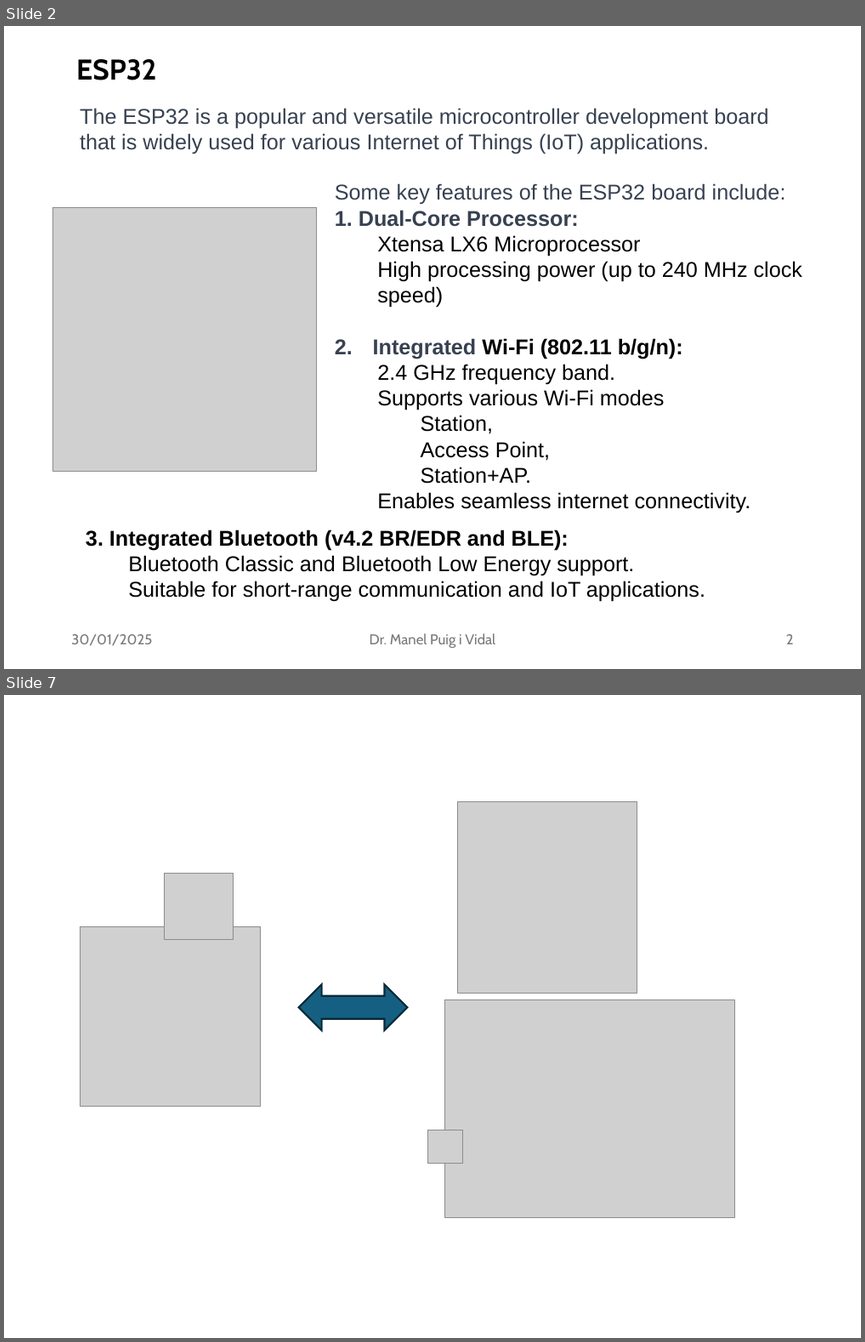
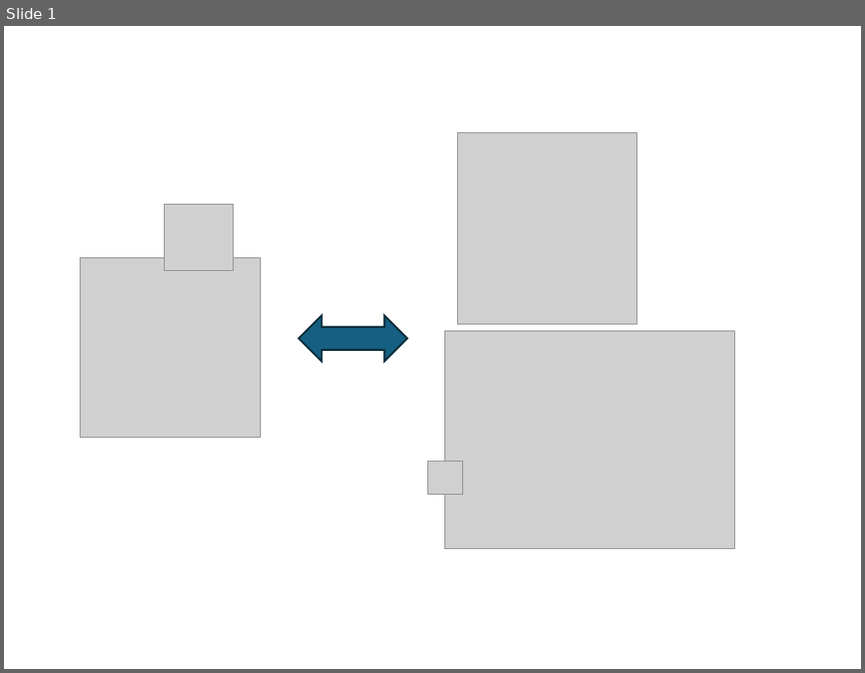
Before and after one commit to tduranf/VScode_Arduino_ESP32, a slide deck: Doc/ESP32.pptx. Shown one above the other, each under a label of ours: slides 2 and 7 before the commit, slide 1 after it; the slides between them are not shown. The pictures are 865x1342 and 865x673 pixels, drawn with LibreOffice and Linux fonts; fonts in the diff are those of the drawing; grey boxes stand for pictures. Boxes give left, top, right and bottom in pixels: in the first picture for what was removed or moved away, otherwise in the second. Text is boxed around its words. In the diff, an @@ line names an element or a change of style, - is before the commit and + after.

```diff
--- a/Doc/ESP32.pptx
+++ b/Doc/ESP32.pptx
@@ slide 2 removed at box(4, 26, 861, 669), background #FFFFFF @@
@@ text removed at box(76, 59, 156, 80) @@
-ESP32
@@ text removed at box(80, 108, 768, 154) @@
-The ESP32 is a popular and versatile microcontroller development board that is widely used for various Internet of Things (IoT) applications.
@@ text removed at box(335, 183, 802, 513) @@
-Some key features of the ESP32 board include:
-1. Dual-Core Processor:
-  Xtensa LX6 Microprocessor
-  High processing power (up to 240 MHz clock speed)
-2. Integrated Wi-Fi (802.11 b/g/n):
-  2.4 GHz frequency band.
-  Supports various Wi-Fi modes
-    Station,
-    Access Point,
-    Station+AP.
-  Enables seamless internet connectivity.
@@ picture removed at box(52, 208, 316, 471) @@
@@ text removed at box(86, 529, 705, 601) @@
-  3. Integrated Bluetooth (v4.2 BR/EDR and BLE):
-    Bluetooth Classic and Bluetooth Low Energy support.
-    Suitable for short-range communication and IoT applications.
@@ text removed at box(71, 634, 152, 646) @@
-30/01/2025
@@ text removed at box(370, 633, 495, 647) @@
-Dr. Manel Puig i Vidal
@@ page number removed at box(786, 634, 794, 644) @@
-2
@@ what was slide 7 is now slide 1 @@
```
Also in this commit, not shown: 5 other slides removed.
